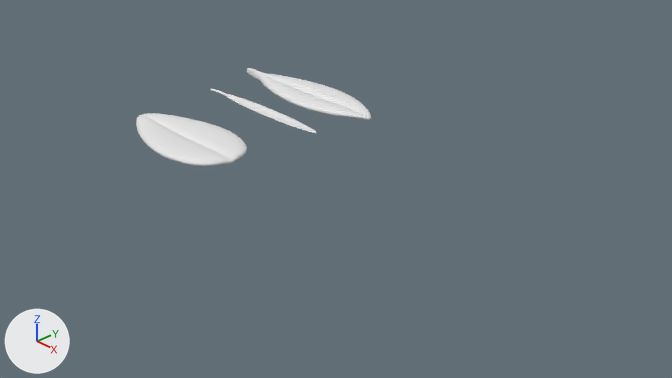
The Blender file models/树叶.blend, before and after one commit.
Camera for both pictures: the file's camera 'Camera'. The lights are fixed; the arrows at lower left show +X, +Y and +Z. The same objects are shown in both versions, whatever each file hides.

The first picture shows '平面', '平面.001', '平面.002'.
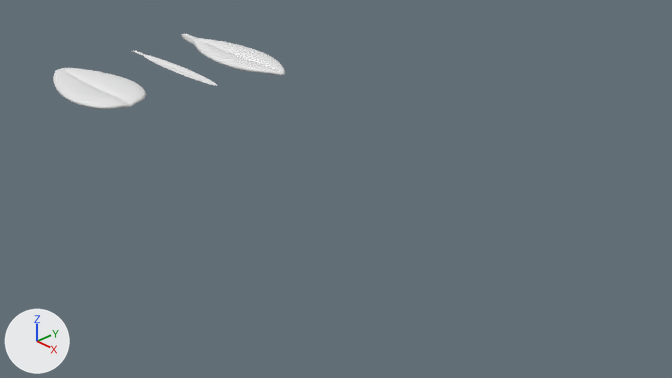
Boxes (x1, y1, x2, y2) around the edits, measured in the pictures (672 x 378 px):
```json
{"object": "平面.001", "change": "moved", "before": [136, 113, 247, 166], "after": [53, 68, 146, 109]}
{"object": "平面.002", "change": "moved", "before": [246, 68, 371, 120], "after": [182, 34, 285, 76]}
{"object": "平面", "change": "moved", "before": [211, 89, 317, 133], "after": [132, 50, 217, 86]}
```

The change, as JSON lines over the scene's bpy script:
```json
{"op": "set", "path": "ob_平面_001.location", "old": "(-2.55, -0.41, 0.0)", "new": "(-5.16, -0.29, 0.0)"}
{"op": "set", "path": "ob_平面.location", "old": "(-2.38, 0.9, 0.0)", "new": "(-4.81, 1.04, 0.0)"}
{"op": "set", "path": "ob_平面_002.location", "old": "(-2.71, 1.92, 0.0)", "new": "(-5.0, 2.25, 0.0)"}
```
